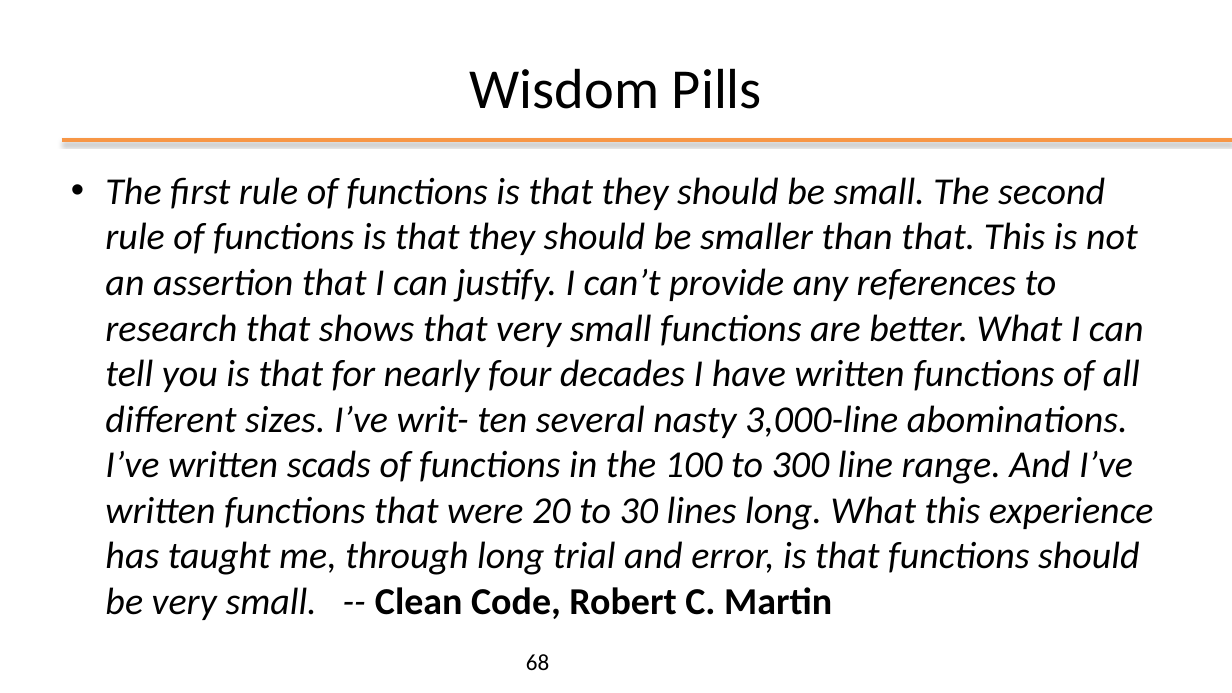
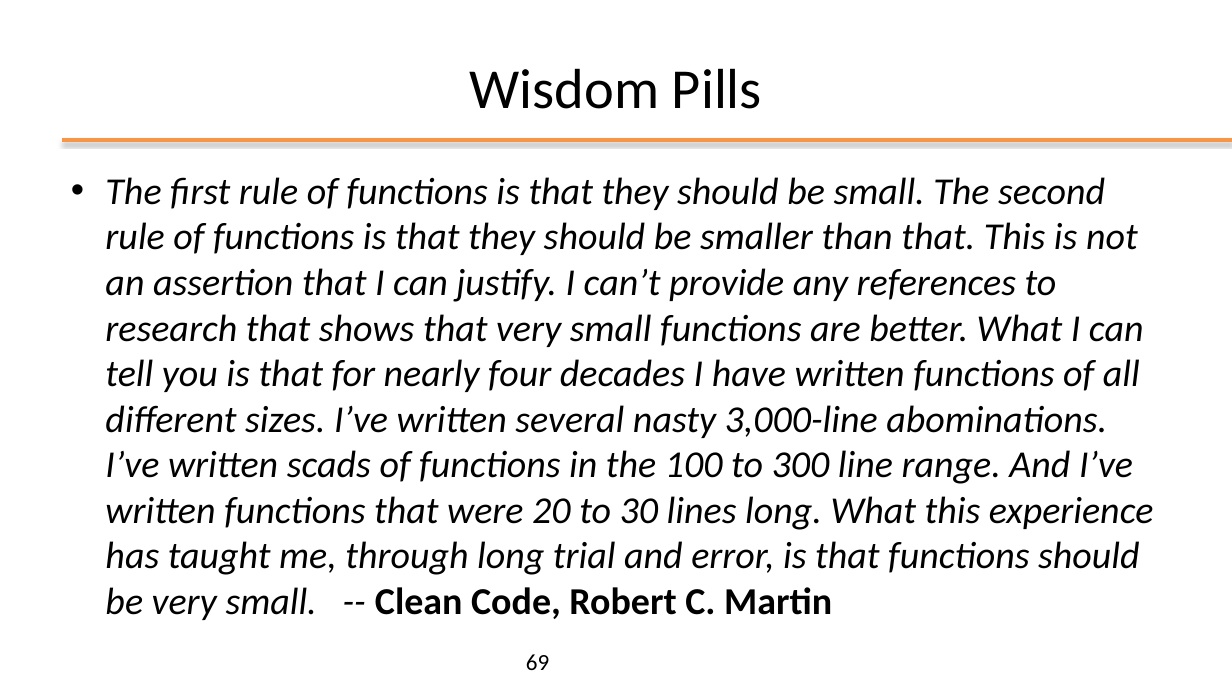
Before and after one commit to nbicocchi/learn-java-core, a slide deck: slide 69 of assets/slides/E2 - Java Basics.pptx (slide 68 before the commit). Drawn at 1232x693 pixels with LibreOffice and Linux fonts; fonts in the diff are those of the drawing; background and template pictures are left out. Boxes give left, top, right and bottom in pixels: in the first picture for what was removed or moved away, otherwise in the second. Text is boxed around its words. In the diff, an @@ line names an element or a change of style, - is before the commit and + after.

```diff
--- a/assets/slides/E2 - Java Basics.pptx
+++ b/assets/slides/E2 - Java Basics.pptx
@@ text at bbox=[105, 177, 1154, 620]: text changed @@
-• The first rule of functions is that they should be small. The second rule of functions is that they should be smaller than that. This is not an assertion that I can justify. I can’t provide any references to research that shows that very small functions are better. What I can tell you is that for nearly four decades I have written functions of all different sizes. I’ve writ- ten several nasty 3,000-line abominations. I’ve written scads of functions in the 100 to 300 line range. And I’ve written functions that were 20 to 30 lines long. What this experience has taught me, through long trial and error, is that functions should be very small. -- Clean Code, Robert C. Martin
+• The first rule of functions is that they should be small. The second rule of functions is that they should be smaller than that. This is not an assertion that I can justify. I can’t provide any references to research that shows that very small functions are better. What I can tell you is that for nearly four decades I have written functions of all different sizes. I’ve written several nasty 3,000-line abominations. I’ve written scads of functions in the 100 to 300 line range. And I’ve written functions that were 20 to 30 lines long. What this experience has taught me, through long trial and error, is that functions should be very small. -- Clean Code, Robert C. Martin
@@ page number at bbox=[526, 654, 549, 670]: text changed @@
-68
+69
```
Also in this commit, not shown: 23 other slides changed, 4 slides added, 3 slides removed, 1 other file.
